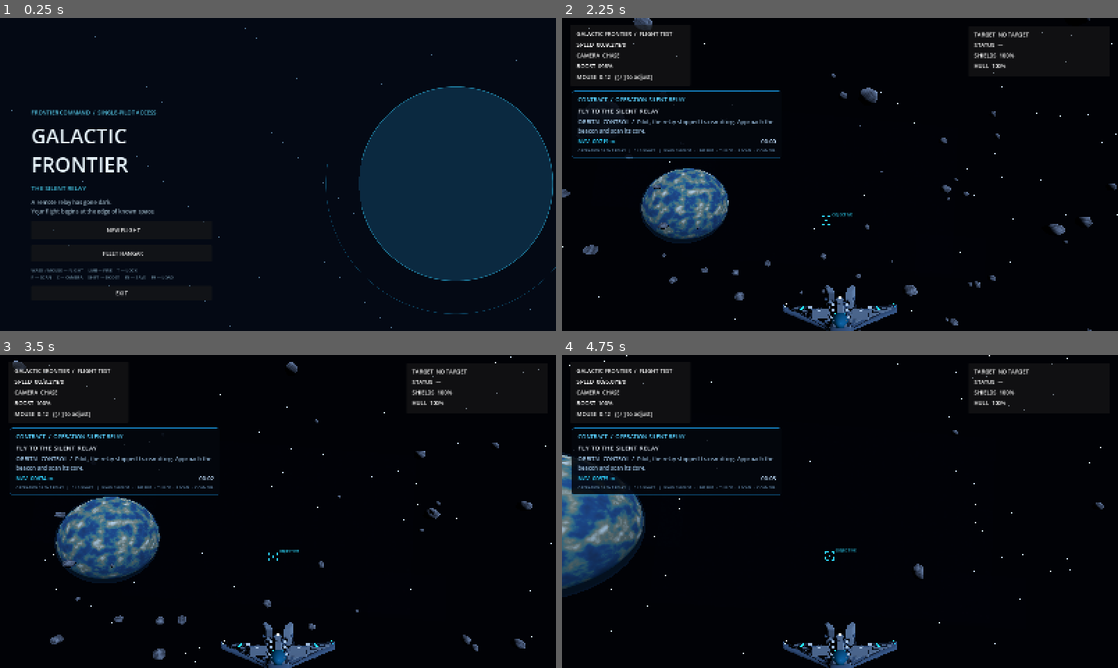
Above: before the commit, frames 1-4 (two rows, left to right).
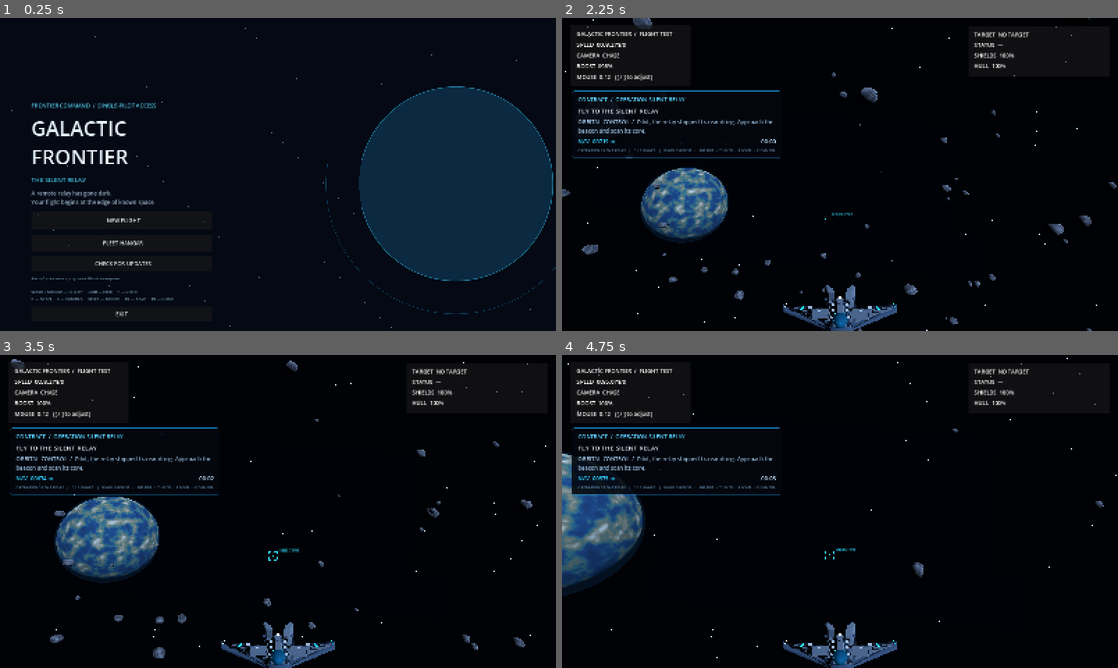
Above: after the commit, the same moments.

Repository: valdissor1990-ui/GALACTIC-FRONTIER
Game: Godot game, scene res://scenes/bootstrap/main.tscn
Same seed, same stepped clock (60 frames per second), same inputs: the game is played once before the commit and once after it.
Inputs (mouse positions are in pixels of both pictures, inside the frame that each line leads up to):
- Up to frame 1 (0.25 s): no input
- Up to frame 2 (2.25 s): click (684, 262) at 0.5 s, where only the run after the commit has a clickable "CHECK FOR UPDATES"; click "NEW FLIGHT" at 1.25 s; tap Enter at 2 s; move the mouse to (867, 174) at 2.02 s; hold W (move_forward) from 2.03 s (still down); hold Shift (boost) from 2.03 s (still down)
- Up to frame 3 (3.5 s): keep holding W (move_forward); move the mouse to (250, 511) at 2.77 s; release Shift (boost) at 2.78 s; click (250, 511) at 2.85 s
- Up to frame 4 (4.75 s): keep holding W (move_forward); move the mouse to (851, 505) at 3.52 s; hold F (scan) 3.53-4.28 s; move the mouse to (834, 517) at 4.27 s; tap Y (target_clear) at 4.35 s

The runs differ from the first frame. In frame 1, 3.6% of the frame differs, in the area x 5-35%, y 27-96%; in frame 2, 1.1%; in frame 3, 1.4%; in frame 4, 0.8%.

Commit message:
Add in-game update check and install controls

Diff:
--- a/scripts/ui/main_menu.gd
+++ b/scripts/ui/main_menu.gd
@@ -3,9 +3,20 @@
 const FLIGHT_SCENE := "res://scenes/demo/ten_minute_demo.tscn"
 const BACKDROP_SCRIPT := preload("res://scripts/ui/menu_backdrop.gd")
 
+var _update_button: Button
+var _update_status: Label
+var _update_ready := false
+
+
 func _ready() -> void:
 	Input.mouse_mode = Input.MOUSE_MODE_VISIBLE
 	_build_menu()
+	var updater := get_node_or_null("/root/UpdateManager")
+	if updater != null:
+		updater.status_changed.connect(_on_update_status)
+		updater.update_available.connect(_on_update_available)
+		updater.check_for_updates()
+
 
 func _build_menu() -> void:
 	var background := ColorRect.new()
@@ -21,9 +32,9 @@
 	var layout := VBoxContainer.new()
 	layout.name = "MainMenuLayout"
 	layout.set_anchors_preset(Control.PRESET_CENTER_LEFT)
-	layout.position = Vector2(90, -190)
-	layout.custom_minimum_size = Vector2(520, 390)
-	layout.add_theme_constant_override("separation", 16)
+	layout.position = Vector2(90, -210)
+	layout.custom_minimum_size = Vector2(520, 450)
+	layout.add_theme_constant_override("separation", 14)
 	add_child(layout)
 	var eyebrow := Label.new()
 	eyebrow.text = "FRONTIER COMMAND  /  SINGLE-PILOT ACCESS"
@@ -62,6 +73,20 @@
 		continue_button.custom_minimum_size = Vector2(390, 48)
 		continue_button.pressed.connect(_continue_game)
 		layout.add_child(continue_button)
+	_update_button = Button.new()
+	_update_button.name = "CheckUpdatesButton"
+	_update_button.text = "  CHECK FOR UPDATES"
+	_update_button.custom_minimum_size = Vector2(390, 42)
+	_update_button.pressed.connect(_on_update_button_pressed)
+	layout.add_child(_update_button)
+	_update_status = Label.new()
+	_update_status.name = "UpdateStatus"
+	_update_status.text = "Версия " + str(ProjectSettings.get_setting("application/config/version", "0.1.0"))
+	_update_status.add_theme_font_size_override("font_size", 11)
+	_update_status.add_theme_color_override("font_color", Color("#7294a8"))
+	_update_status.autowrap_mode = TextServer.AUTOWRAP_WORD_SMART
+	_update_status.custom_minimum_size = Vector2(390, 24)
+	layout.add_child(_update_status)
 	var controls := Label.new()
 	controls.text = "WASD / MOUSE — FLIGHT     LMB — FIRE     T — LOCK\nF — SCAN     C — CAMERA     SHIFT — BOOST     F5 — SAVE     F9 — LOAD"
 	controls.add_theme_font_size_override("font_size", 12)
@@ -72,6 +97,28 @@
 	quit.custom_minimum_size = Vector2(390, 42)
 	quit.pressed.connect(func() -> void: get_tree().quit())
 	layout.add_child(quit)
+
+
+func _on_update_button_pressed() -> void:
+	var updater := get_node_or_null("/root/UpdateManager")
+	if updater == null:
+		_on_update_status("Проверка обновлений недоступна.")
+	elif _update_ready:
+		updater.download_and_install_update()
+	else:
+		updater.check_for_updates()
+
+
+func _on_update_status(message: String) -> void:
+	if is_instance_valid(_update_status):
+		_update_status.text = message
+
+
+func _on_update_available(version: String, _notes: String) -> void:
+	_update_ready = true
+	if is_instance_valid(_update_button):
+		_update_button.text = "  DOWNLOAD UPDATE " + version
+
 
 func _start_game() -> void:
 	var save_manager := get_node_or_null("/root/GameSave")
